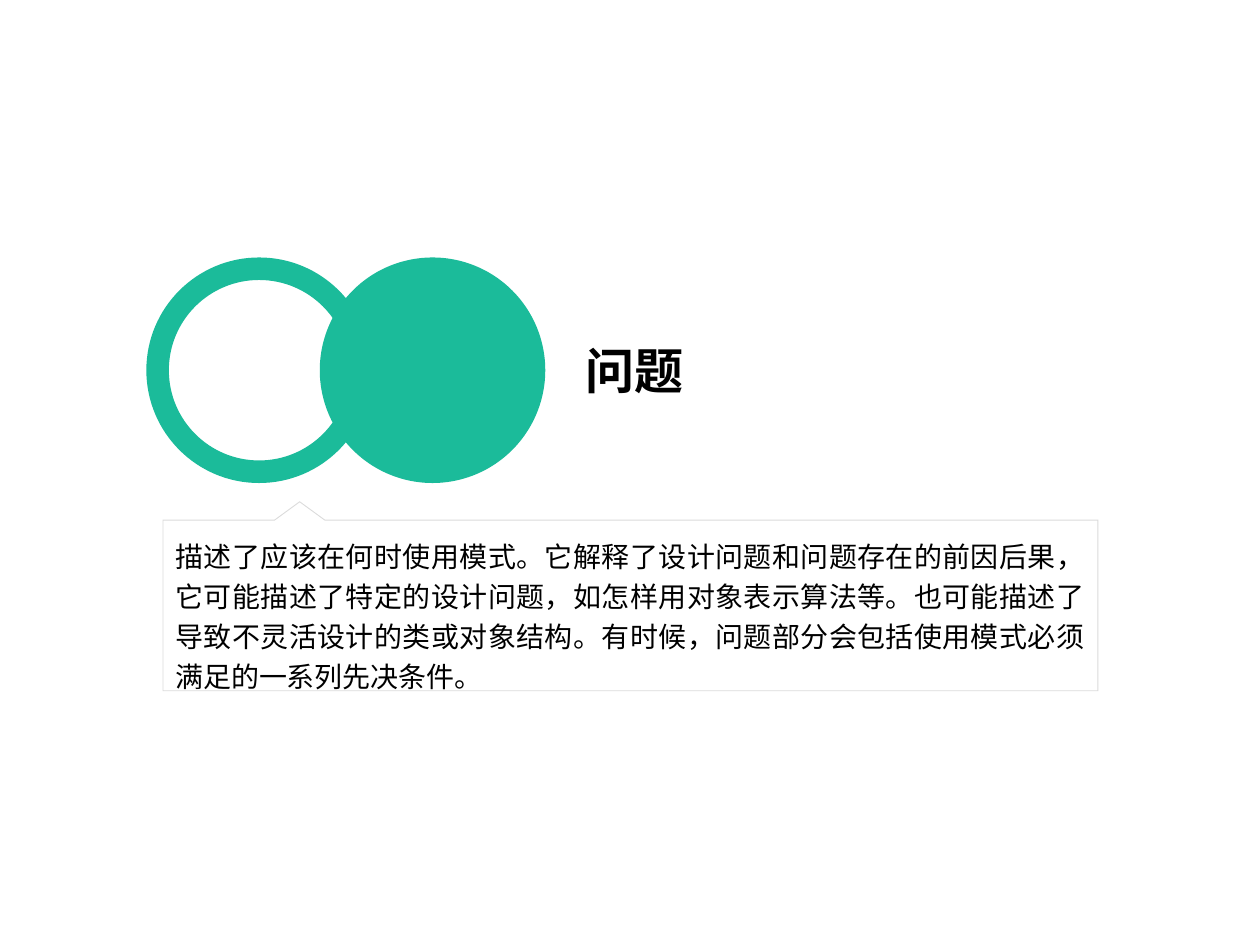
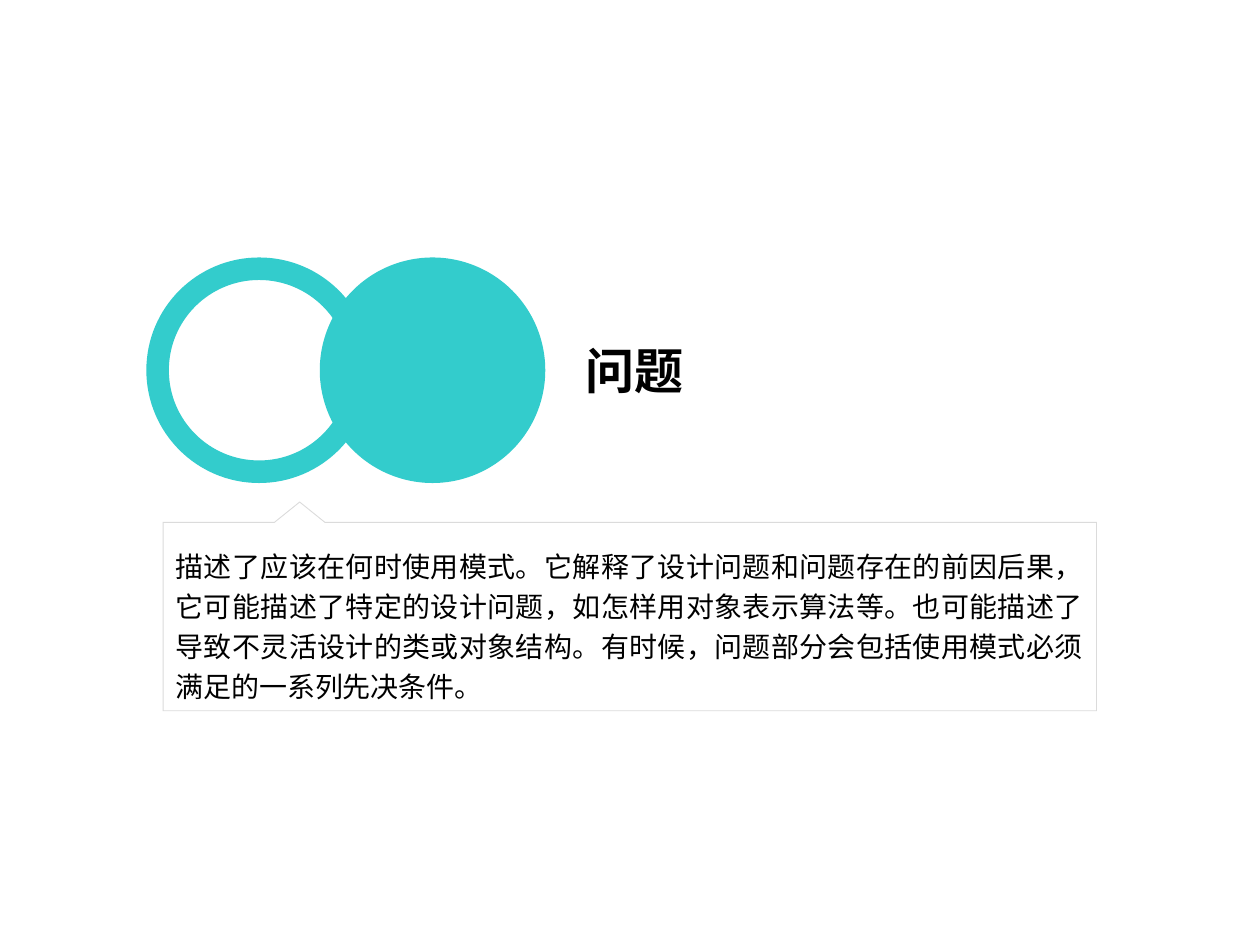
Before and after one commit to PlumpMath/DesignPattern-108, a slide deck: slide 5 of doc/Design Pattern.ppt. Drawn at 1260x945 pixels with LibreOffice and Linux fonts; fonts in the diff are those of the drawing. Boxes give left, top, right and bottom in pixels: in the first picture for what was removed or moved away, otherwise in the second. Text is boxed around its words. In the diff, an @@ line names an element or a change of style, - is before the commit and + after.

```diff
--- a/doc/Design Pattern.ppt
+++ b/doc/Design Pattern.ppt
@@ freeform shape at bbox=[146, 257, 372, 483]: fill #1BBB9A to #33CCCC @@
@@ ellipse at bbox=[320, 257, 546, 483]: fill #1BBB9A to #33CCCC @@
@@ freeform shape "描述了应该在何时使用模式。它解释了设计问题和问题存在的前因后果，它可能描述了特定的设计问题，如怎样用对象表示算法等。也可 ...": place and size @@
-freeform shape "描述了应该在何时使用模式。它解释了设计问题和问题存在的前因后果，它可能描述了特定的设计问题，如怎样用对象表示算法等。也可 ..." at bbox=[163, 501, 1097, 690]
+freeform shape "描述了应该在何时使用模式。它解释了设计问题和问题存在的前因后果，它可能描述了特定的设计问题，如怎样用对象表示算法等。也可 ..." at bbox=[164, 501, 1097, 711]
```
Also in this commit, not shown: 12 other slides changed.
